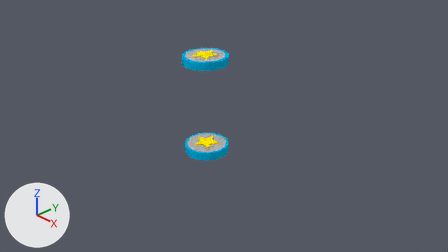
The Blender file Washed Up Wizard/Assets/Models/Environment/pedistal.blend as it was, and as the next commit left it.
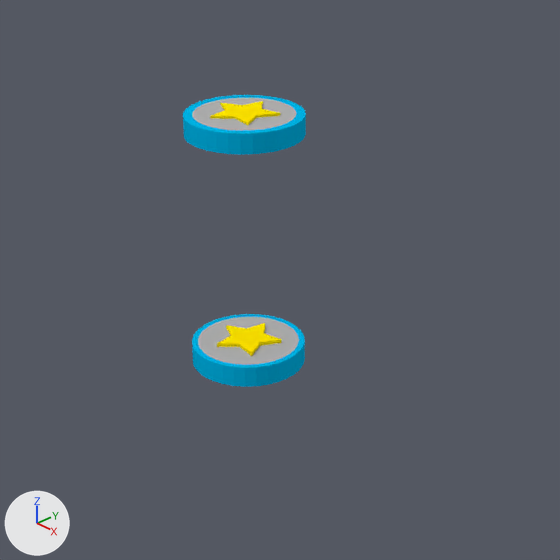
There are two pictures of each version: one from the file's camera 'Camera', one close up on the part from 25% to 73% of the width and 4% to 90% of the height. Lighting does not change. The marker at lower left points along +X, +Y and +Z.

In view in the first close-up: 'Pedistal', 'Star', 'Star.001'.
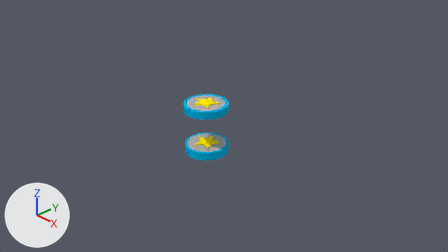
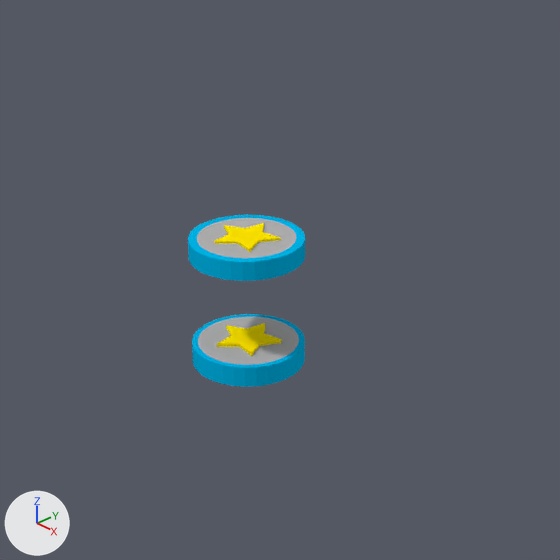
Where the newer file only moved an object's origin or applied its transform, the numbers keep the older frame.

Boxes [x1, y1, x2, y2] around the edits, measured in the close-ups (560 x 560 px):
'Pedistals', added: after [188, 215, 305, 387]
    faces in mat_material_005 (cyan #00b4e7): [188, 215, 305, 387]
    faces in mat_material_001 (grey #afafaf): [197, 218, 299, 365]
'Pedistal', deleted: before [183, 95, 306, 387]
    faces in mat_material_005 (cyan #00b4e7): [183, 95, 306, 387]
    faces in mat_material_001 (grey #afafaf): [192, 98, 299, 365]
'Top Star', added (yellow): after [214, 223, 281, 251]
'Star', deleted (yellow): before [210, 101, 280, 125]

The edits, one by one:
Mesh me_circle_1 is new.
It has 192 vertices, 132 faces and spans x -0.5..0.5, y -0.5..0.5, z -0.194..0.986.
Faces by material slot: [130, 2].
It uses material mat_material_005 (cyan #00b4e7).
It uses material mat_material_001 (grey #afafaf).
Mesh me_star_1 is new.
It has 22 vertices, 30 faces and spans x -0.299..0.242, y -0.284..0.284, z -0.075..0.075.
It uses material mat_material_004 (yellow #ffe500).
Object 'Star' (ob_star) is deleted.
Object 'Pedistal' (ob_pedistal) is deleted.
Object 'Pedistals' (ob_pedistals) is new; it shows me_circle_1.
Its location is (0.0, 0.0, 0.0).
Object 'Top Star' (ob_top_star) is new; it shows me_star_1.
Its location is (0.0, 0.0, 0.933).
